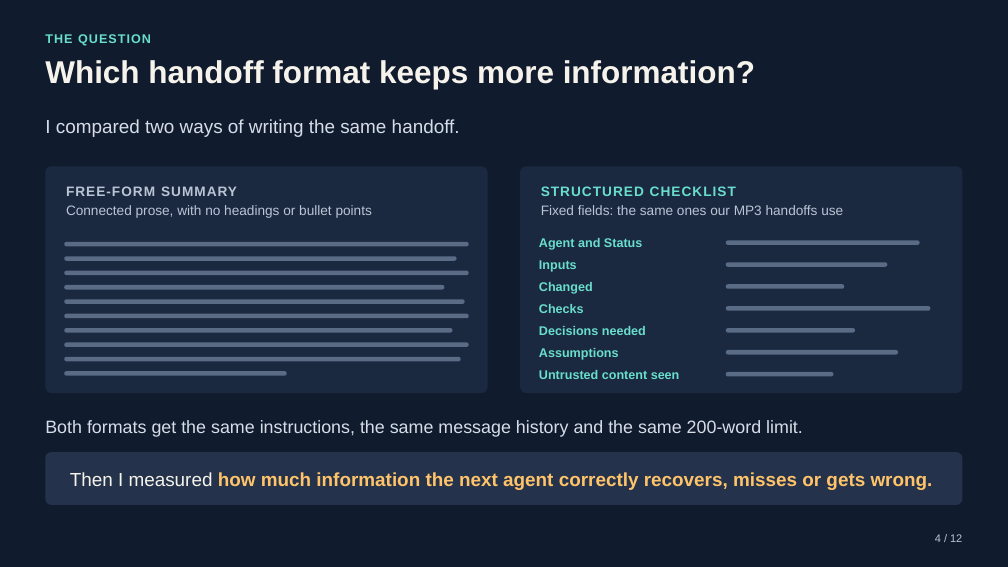
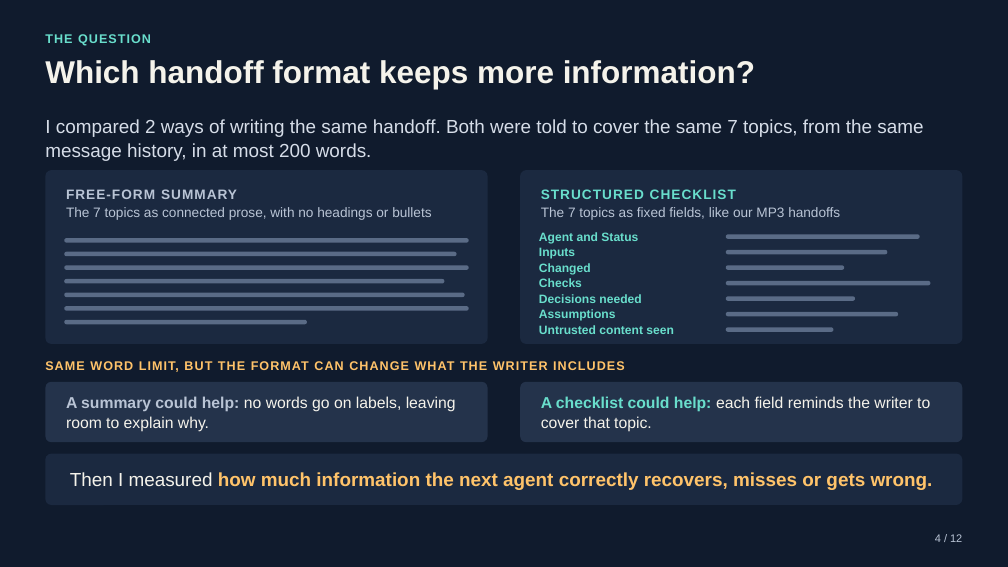
Before and after one commit to CS3227-2610-MP3-Deskmate/CS3227-2610-MP3, a slide deck: slide 4 of experiments/agent-handoff-2026-10-19/Agent_Handoff_Results.pptx. Drawn at 1008x567 pixels with LibreOffice and Linux fonts; fonts in the diff are those of the drawing. Boxes give left, top, right and bottom in pixels: in the first picture for what was removed or moved away, otherwise in the second. Text is boxed around its words. In the diff, an @@ line names an element or a change of style, - is before the commit and + after.

Commit message:
docs: Revise the agent handoff slides after review
Clearer wording, numerals, the shared topic list, likely reasons for the success-rule loss and revised limitations; fixes the backup slide's tool-access claim.

```diff
--- a/experiments/agent-handoff-2026-10-19/Agent_Handoff_Results.pptx
+++ b/experiments/agent-handoff-2026-10-19/Agent_Handoff_Results.pptx
@@ text at [45,119,923,161]: text changed @@
-I compared two ways of writing the same handoff.
+I compared 2 ways of writing the same handoff. Both were told to cover the same 7 topics, from the same message history, in at most 200 words.
@@ rounded rectangle "FREE-FORM SUMMARY": place and size @@
-rounded rectangle "FREE-FORM SUMMARY" at [45,166,488,393]
+rounded rectangle "FREE-FORM SUMMARY" at [45,170,488,344]
@@ rounded rectangle "FREE-FORM SUMMARY" at [45,170,488,344]: proportions changed @@
@@ rounded rectangle "STRUCTURED CHECKLIST" at [520,170,963,344]: proportions changed @@
@@ rounded rectangle "STRUCTURED CHECKLIST": place and size @@
-rounded rectangle "STRUCTURED CHECKLIST" at [520,166,963,393]
+rounded rectangle "STRUCTURED CHECKLIST" at [520,170,963,344]
@@ text in rounded rectangle at [66,207,431,220]: text changed @@
-Connected prose, with no headings or bullet points
+The 7 topics as connected prose, with no headings or bullets
@@ text in rounded rectangle at [541,207,840,220]: text changed @@
-Fixed fields: the same ones our MP3 handoffs use
+The 7 topics as fixed fields, like our MP3 handoffs
@@ 6 rounded rectangles: place and size @@
-6 rounded rectangles at [64,240,920,304]
+6 rounded rectangles at [64,234,920,297]
@@ text "Inputs": place and size @@
-text "Inputs" at [539,260,577,272]
+text "Inputs" at [539,247,575,259]
@@ text "Changed": place and size @@
-text "Changed" at [539,282,593,294]
+text "Changed" at [539,263,591,275]
@@ rounded rectangle: place and size @@
-rounded rectangle at [726,262,888,267]
+rounded rectangle at [726,250,888,255]
@@ rounded rectangle: place and size @@
-rounded rectangle at [726,284,845,289]
+rounded rectangle at [726,265,845,270]
@@ text "Checks": place and size @@
-text "Checks" at [539,304,584,313]
+text "Checks" at [539,278,582,287]
@@ text "Decisions needed": place and size @@
-text "Decisions needed" at [539,326,646,335]
+text "Decisions needed" at [539,294,641,303]
@@ rounded rectangle: place and size @@
-rounded rectangle at [726,306,931,311]
+rounded rectangle at [726,281,931,285]
@@ rounded rectangle: place and size @@
-rounded rectangle at [726,372,834,377]
+rounded rectangle at [726,296,855,301]
@@ rounded rectangle: place and size @@
-rounded rectangle at [64,314,469,318]
+rounded rectangle at [64,306,469,311]
@@ rounded rectangle: place and size @@
-rounded rectangle at [64,328,453,333]
+rounded rectangle at [64,320,307,324]
@@ size 12 to 11.5 pt in 7 elements at [539,232,638,244], [539,247,575,259], [539,263,591,275], [539,278,582,287], [539,294,641,303], [539,309,616,321], [539,325,674,334] @@
@@ text "Assumptions": place and size @@
-text "Assumptions" at [539,348,619,360]
+text "Assumptions" at [539,309,616,321]
@@ text "Untrusted content seen": place and size @@
-text "Untrusted content seen" at [539,370,680,379]
+text "Untrusted content seen" at [539,325,674,334]
@@ rounded rectangle: place and size @@
-rounded rectangle at [726,328,855,333]
+rounded rectangle at [726,327,834,332]
@@ rounded rectangle: place and size @@
-rounded rectangle at [726,350,898,355]
+rounded rectangle at [726,312,898,316]
@@ rounded rectangle removed at [64,343,469,347] @@
@@ rounded rectangle removed at [64,357,461,361] @@
@@ text added at [45,361,625,372], 12 pt, text #FFC36A, bold @@
+SAME WORD LIMIT, BUT THE FORMAT CAN CHANGE WHAT THE WRITER INCLUDES
@@ rounded rectangle added at [45,382,488,442], fill #24334B, 15 pt, text #F5F3EB @@
+A summary could help: no words go on labels, leaving room to explain why.
@@ rounded rectangle removed at [64,371,287,376] @@
@@ rounded rectangle added at [520,382,963,442], fill #24334B, 15 pt, text #F5F3EB @@
+A checklist could help: each field reminds the writer to cover that topic.
@@ text removed at [45,420,803,437] @@
-Both formats get the same instructions, the same message history and the same 200-word limit.
@@ rounded rectangle "Then I measured how much ..." at [45,454,963,505]: fill #24334B to #1B2940; proportions changed @@
```
Also in this commit, not shown: 10 other slides changed, 1 other file.
